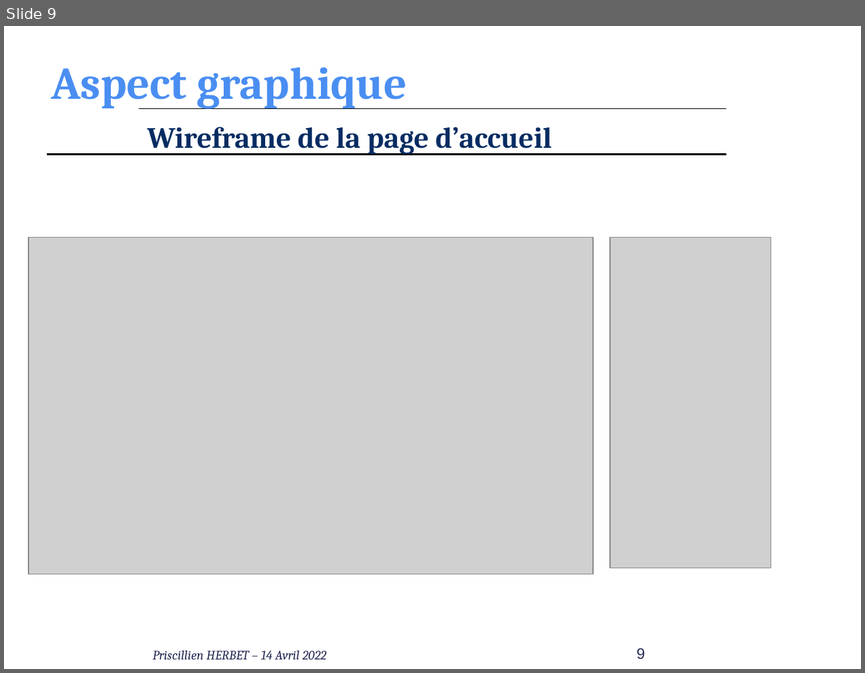
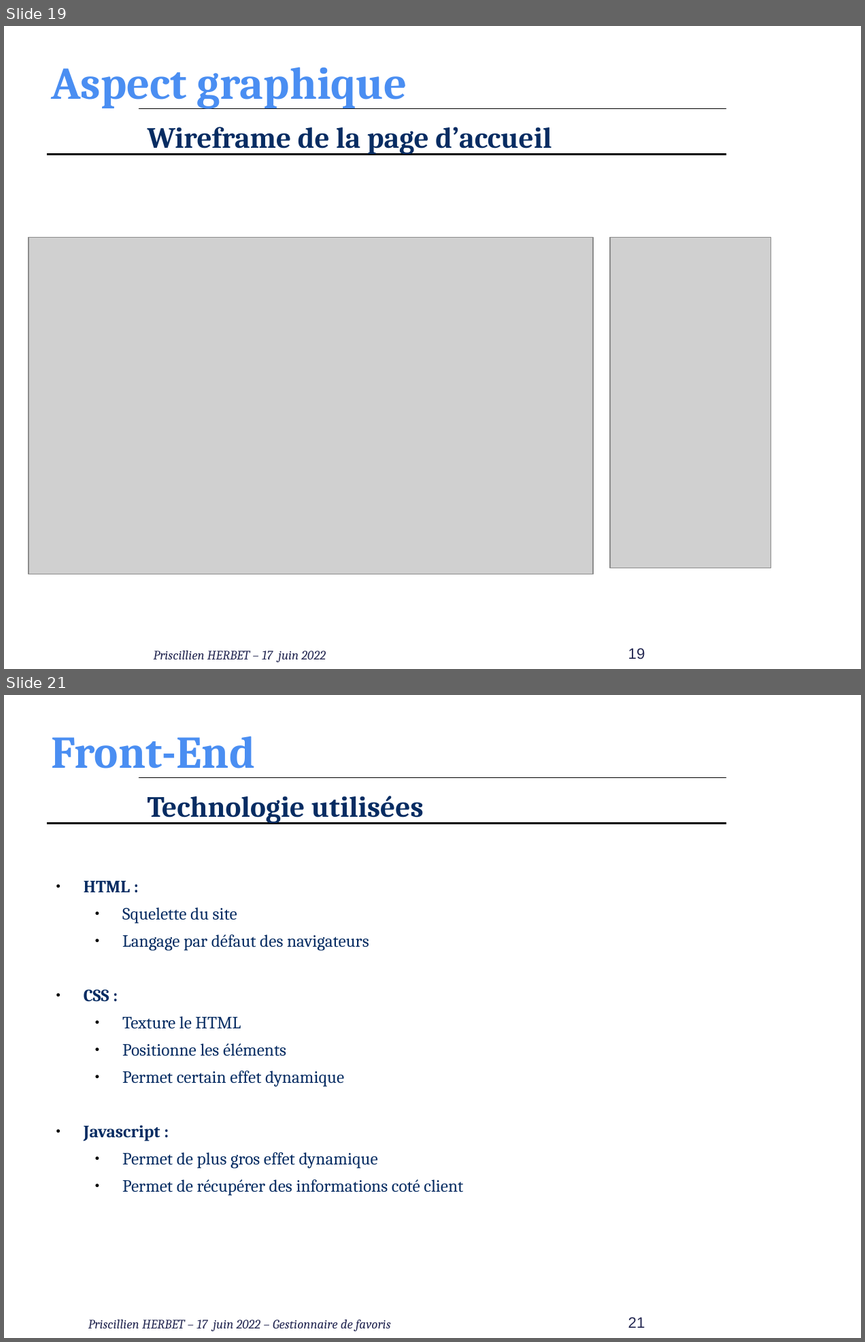
Before and after one commit to PHerbet/Realisation_fil_rouge, a slide deck: Realisation_4_Conception-MCD-MLD-SQL/presentation_oral_Priscillien_Herbet.pptx. Shown one above the other, each under a label of ours: slide 9 before the commit, slides 19 and 21 after it; the slides between them are not shown. The pictures are 865x673 and 865x1342 pixels, drawn with LibreOffice and Linux fonts; fonts in the diff are those of the drawing; grey boxes stand for pictures; background and template pictures are left out. Boxes give left, top, right and bottom in pixels: in the first picture for what was removed or moved away, otherwise in the second. Text is boxed around its words. In the diff, an @@ line names an element or a change of style, - is before the commit and + after.

Commit message:
update ppt and front

```diff
--- a/Realisation_4_Conception-MCD-MLD-SQL/presentation_oral_Priscillien_Herbet.pptx
+++ b/Realisation_4_Conception-MCD-MLD-SQL/presentation_oral_Priscillien_Herbet.pptx
@@ slide 21 added at (4, 695, 861, 1338), background #FFFFFF; not listed: 2 template elements that a slide beside it also shows @@
@@ title added at (51, 736, 255, 778), 42 pt, text #4A8EF2, bold @@
+Front-End
@@ text added at (147, 796, 424, 824), 27.2 pt, text #072C62, bold @@
+Technologie utilisées
@@ text added at (84, 881, 463, 1195), 16 pt, text #072C62 @@
+● HTML :
+  ● Squelette du site
+  ● Langage par défaut des navigateurs
+● CSS :
+  ● Texture le HTML
+  ● Positionne les éléments
+  ● Permet certain effet dynamique
+● Javascript :
+  ● Permet de plus gros effet dynamique
+  ● Permet de récupérer des informations coté client
@@ text added at (88, 1319, 391, 1331), 12 pt, text #242852, italic @@
+Priscillien HERBET – 17 juin 2022 – Gestionnaire de favoris
@@ page number added at (628, 1317, 645, 1327), 14 pt, text #242852 @@
+21
@@ what was slide 9 is now slide 19 @@
@@ slide 19 changed as well @@
@@ text at (154, 650, 326, 662): text changed @@
-Priscillien HERBET – 14 Avril 2022
+Priscillien HERBET – 17 juin 2022
@@ page number at (628, 648, 645, 658): text changed @@
-9
+19
```
Also in this commit, not shown: 19 other slides changed, 8 other slides added, 18 other files.
